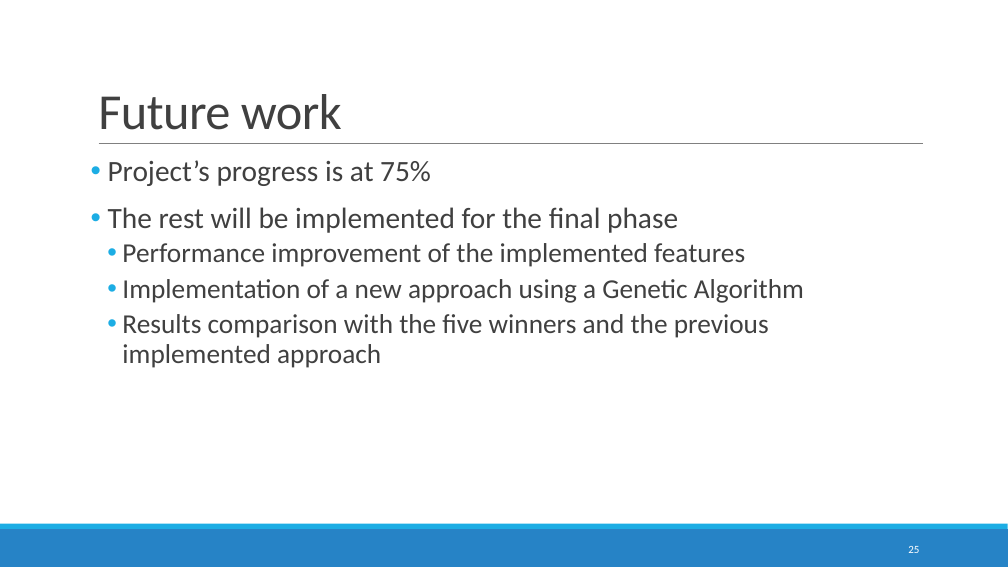
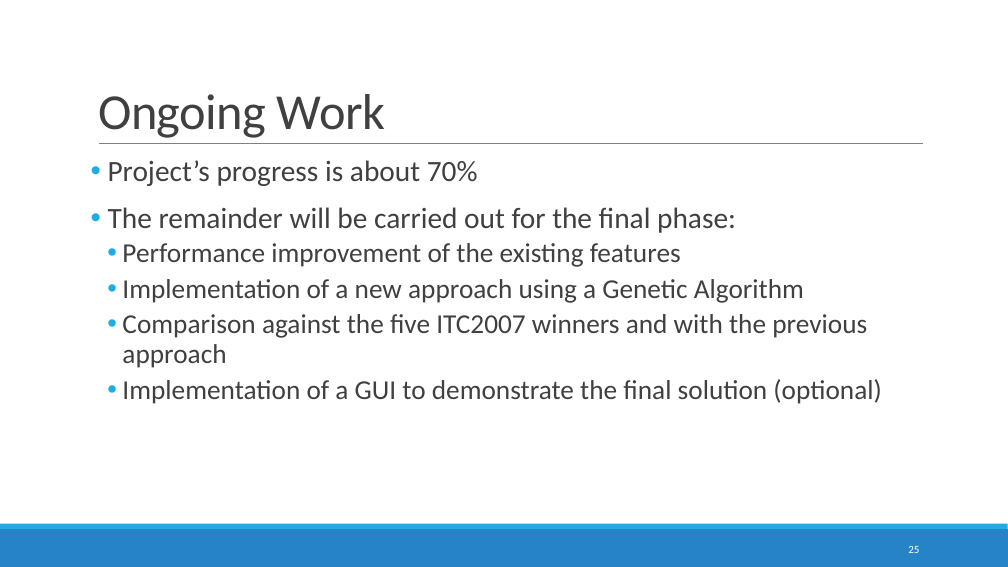
Before and after one commit to devilsdante/isel-examtimetabling-2014-2015, a slide deck: slide 25 of doc/Apresentação Oral/Examination Timetabling Automation using Hybrid Meta-heuristics.pptx. Drawn at 1008x567 pixels with LibreOffice and Linux fonts; fonts in the diff are those of the drawing. Boxes give left, top, right and bottom in pixels: in the first picture for what was removed or moved away, otherwise in the second. Text is boxed around its words. In the diff, an @@ line names an element or a change of style, - is before the commit and + after.

```diff
--- a/doc/Apresentação Oral/Examination Timetabling Automation using Hybrid Meta-heuristics.pptx
+++ b/doc/Apresentação Oral/Examination Timetabling Automation using Hybrid Meta-heuristics.pptx
@@ title at (x1=98, y1=94, x2=385, y2=138): text changed @@
-Future work
+Ongoing Work
@@ text at (x1=108, y1=160, x2=736, y2=267): text changed @@
-• Project’s progress is at 75%
-• The rest will be implemented for the final phase
-  • Performance improvement of the implemented features
+• Project’s progress is about 70%
+• The remainder will be carried out for the final phase:
+  • Performance improvement of the existing features
@@ text at (x1=122, y1=314, x2=881, y2=404): text changed @@
-  • Results comparison with the five winners and the previous implemented approach
+  • Comparison against the five ITC2007 winners and with the previous approach
+  • Implementation of a GUI to demonstrate the final solution (optional)
```
Also in this commit, not shown: 13 other slides changed.
